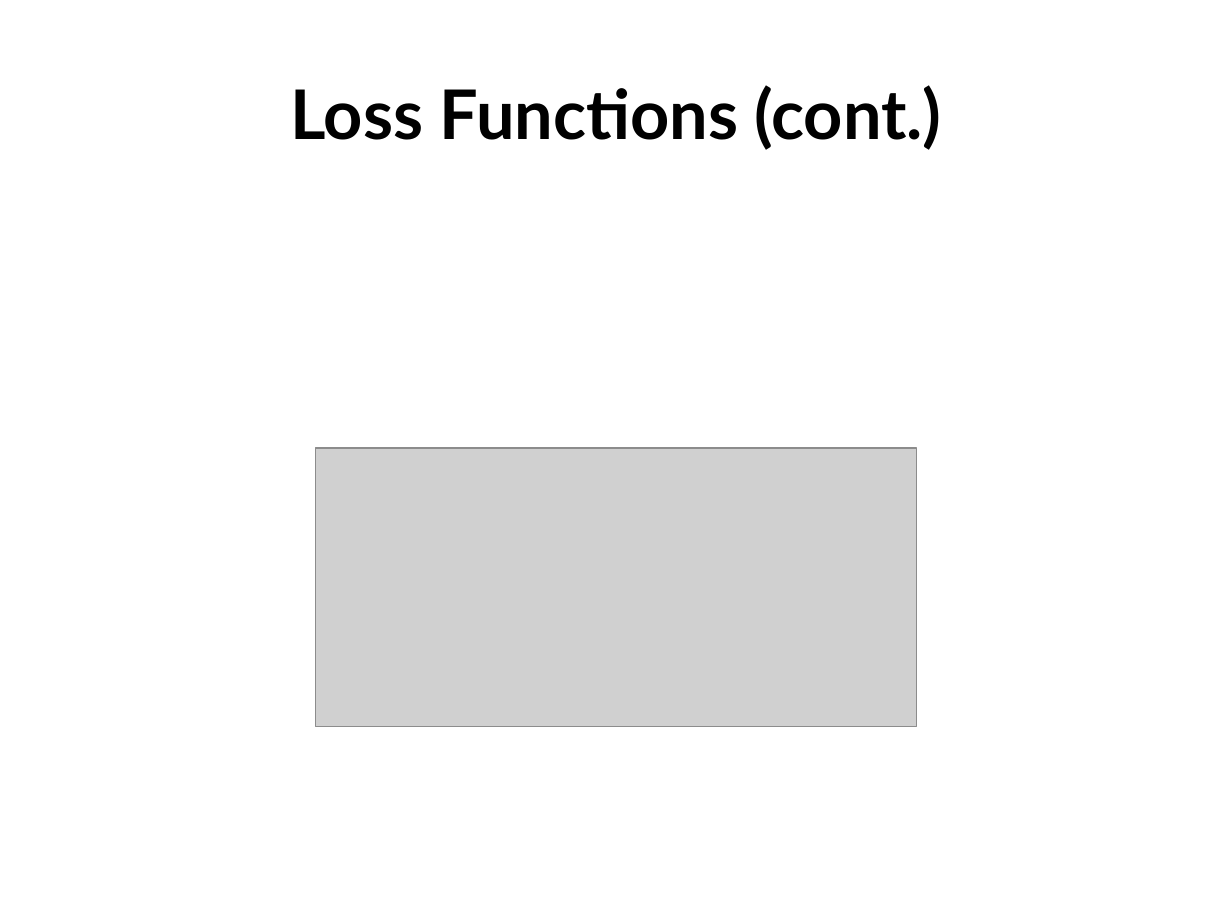
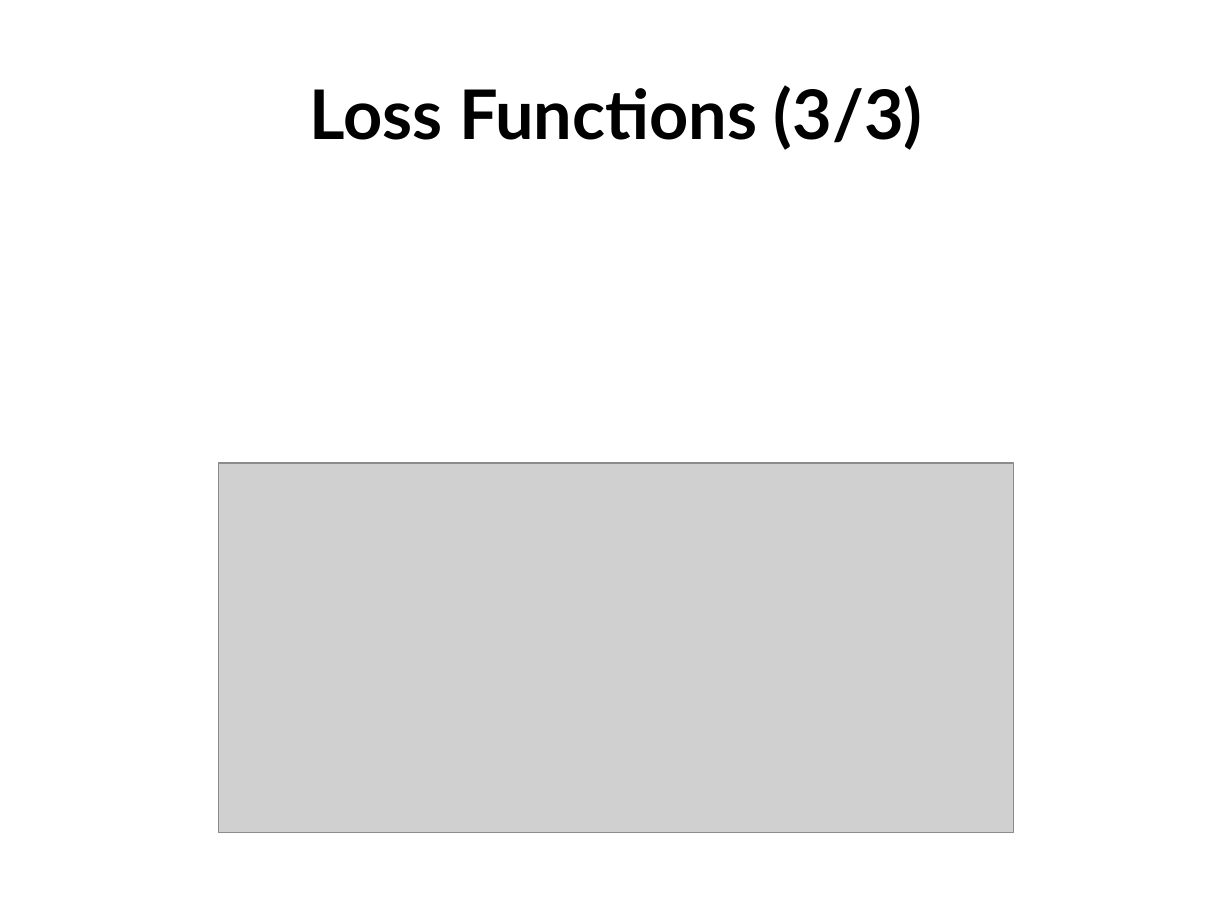
Before and after one commit to rk2900/DRSA, a slide deck: slide 22 of deep-recurrent-survival-analysis.pptx (slide 21 before the commit). Drawn at 1232x924 pixels with LibreOffice and Linux fonts; fonts in the diff are those of the drawing; grey boxes stand for pictures; background and template pictures are left out. Boxes give left, top, right and bottom in pixels: in the first picture for what was removed or moved away, otherwise in the second. Text is boxed around its words. In the diff, an @@ line names an element or a change of style, - is before the commit and + after.

```diff
--- a/deep-recurrent-survival-analysis.pptx
+++ b/deep-recurrent-survival-analysis.pptx
@@ title at [309,85,923,150]: text changed @@
-Loss Functions (cont.)
+Loss Functions (3/3)
@@ picture: place and size @@
-picture at [315,448,917,727]
+picture at [218,463,1013,833]
```
Also in this commit, not shown: 9 other slides changed, 6 slides added, 3 slides removed.
